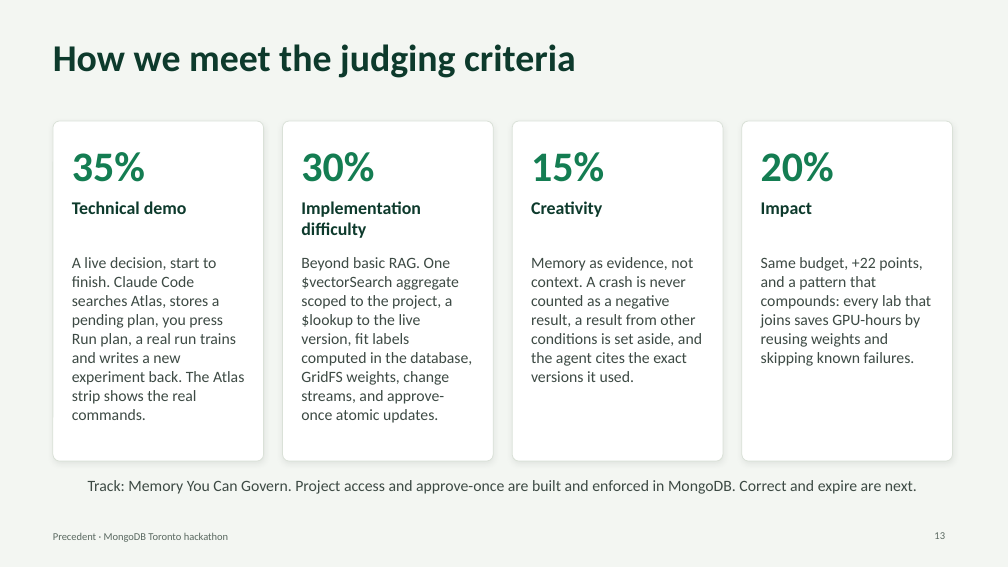
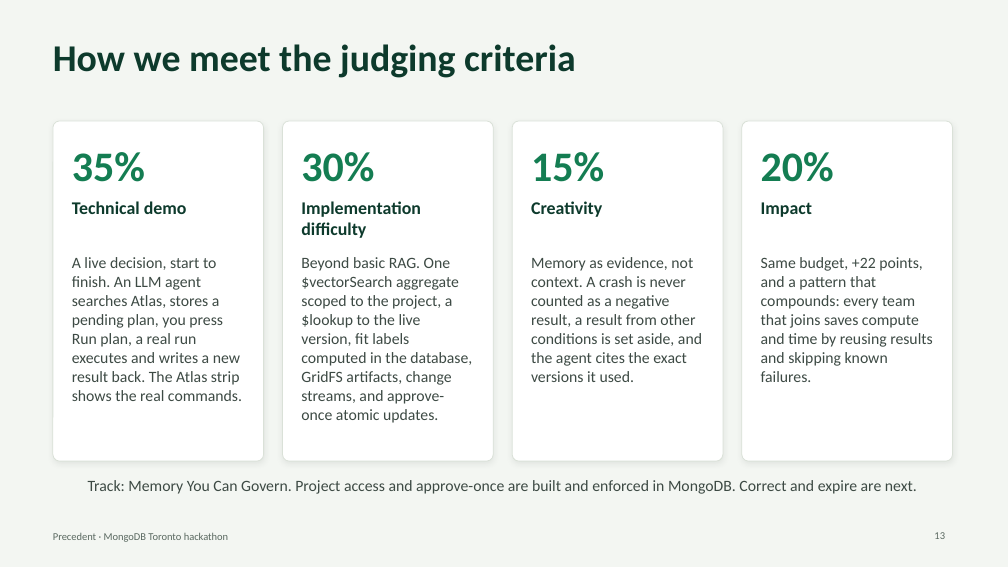
Before and after one commit to SalmaRoshdy-YG/Hackathon-project, a slide deck: slide 13 of docs/deck/precedent-deck.pptx. Drawn at 1008x567 pixels with LibreOffice and Linux fonts; fonts in the diff are those of the drawing. Boxes give left, top, right and bottom in pixels: in the first picture for what was removed or moved away, otherwise in the second. Text is boxed around its words. In the diff, an @@ line names an element or a change of style, - is before the commit and + after.

```diff
--- a/docs/deck/precedent-deck.pptx
+++ b/docs/deck/precedent-deck.pptx
@@ text at (72,257,242,401): text changed @@
-A live decision, start to finish. Claude Code searches Atlas, stores a pending plan, you press Run plan, a real run trains and writes a new experiment back. The Atlas strip shows the real commands.
+A live decision, start to finish. An LLM agent searches Atlas, stores a pending plan, you press Run plan, a real run executes and writes a new result back. The Atlas strip shows the real commands.
@@ text at (301,257,472,423): text changed @@
-Beyond basic RAG. One $vectorSearch aggregate scoped to the project, a $lookup to the live version, fit labels computed in the database, GridFS weights, change streams, and approve-once atomic updates.
+Beyond basic RAG. One $vectorSearch aggregate scoped to the project, a $lookup to the live version, fit labels computed in the database, GridFS artifacts, change streams, and approve-once atomic updates.
@@ text at (761,257,933,382): text changed @@
-Same budget, +22 points, and a pattern that compounds: every lab that joins saves GPU-hours by reusing weights and skipping known failures.
+Same budget, +22 points, and a pattern that compounds: every team that joins saves compute and time by reusing results and skipping known failures.
```
Also in this commit, not shown: 9 other slides changed.
